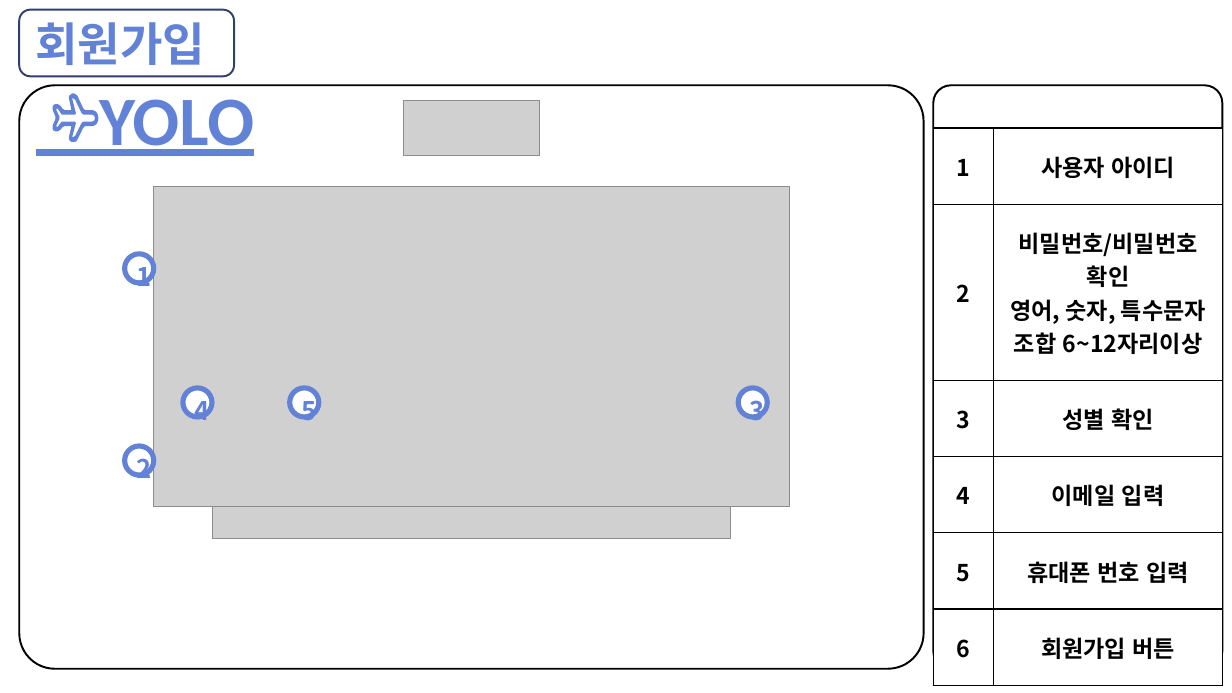
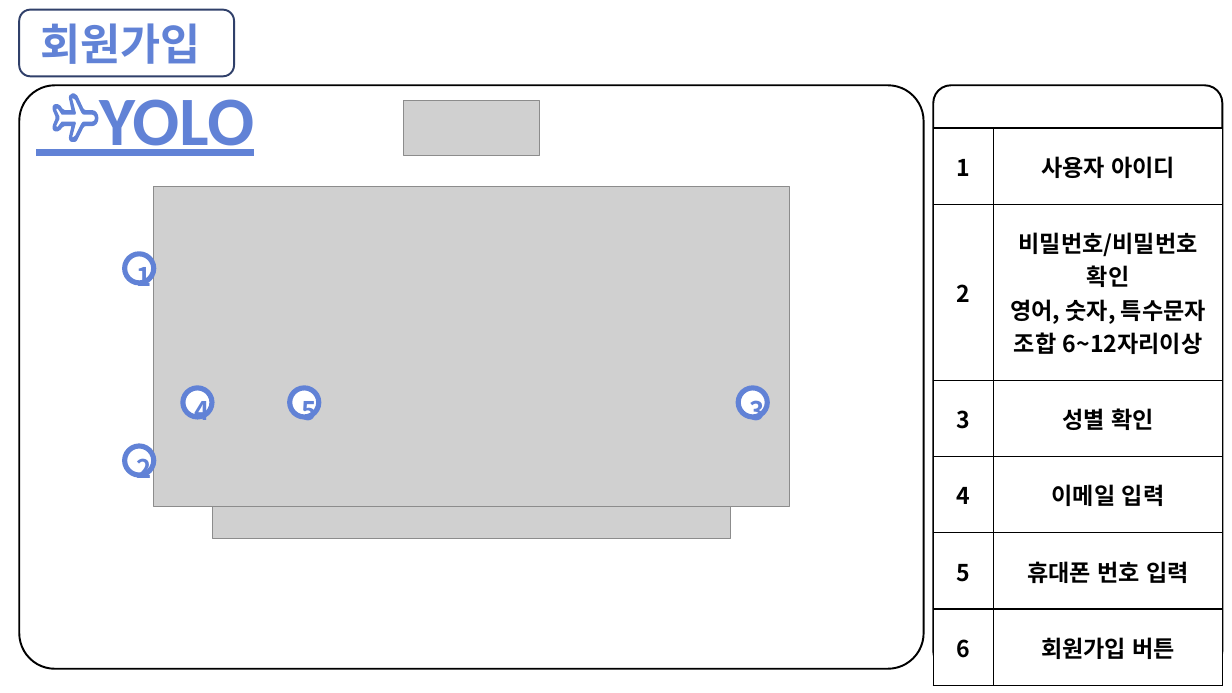
Before and after one commit to Ria007622/webtest, a slide deck: slide 4 of 2502110930 LMG.pptx. Drawn at 1232x693 pixels with LibreOffice and Linux fonts; fonts in the diff are those of the drawing; grey boxes stand for pictures. Boxes give left, top, right and bottom in pixels: in the first picture for what was removed or moved away, otherwise in the second. Text is boxed around its words. In the diff, an @@ line names an element or a change of style, - is before the commit and + after.

```diff
--- a/2502110930 LMG.pptx
+++ b/2502110930 LMG.pptx
@@ rounded rectangle "회원가입" at bbox=[19, 9, 235, 76]: size 36 to 34 pt @@
```
Also in this commit, not shown: 10 other slides changed.
